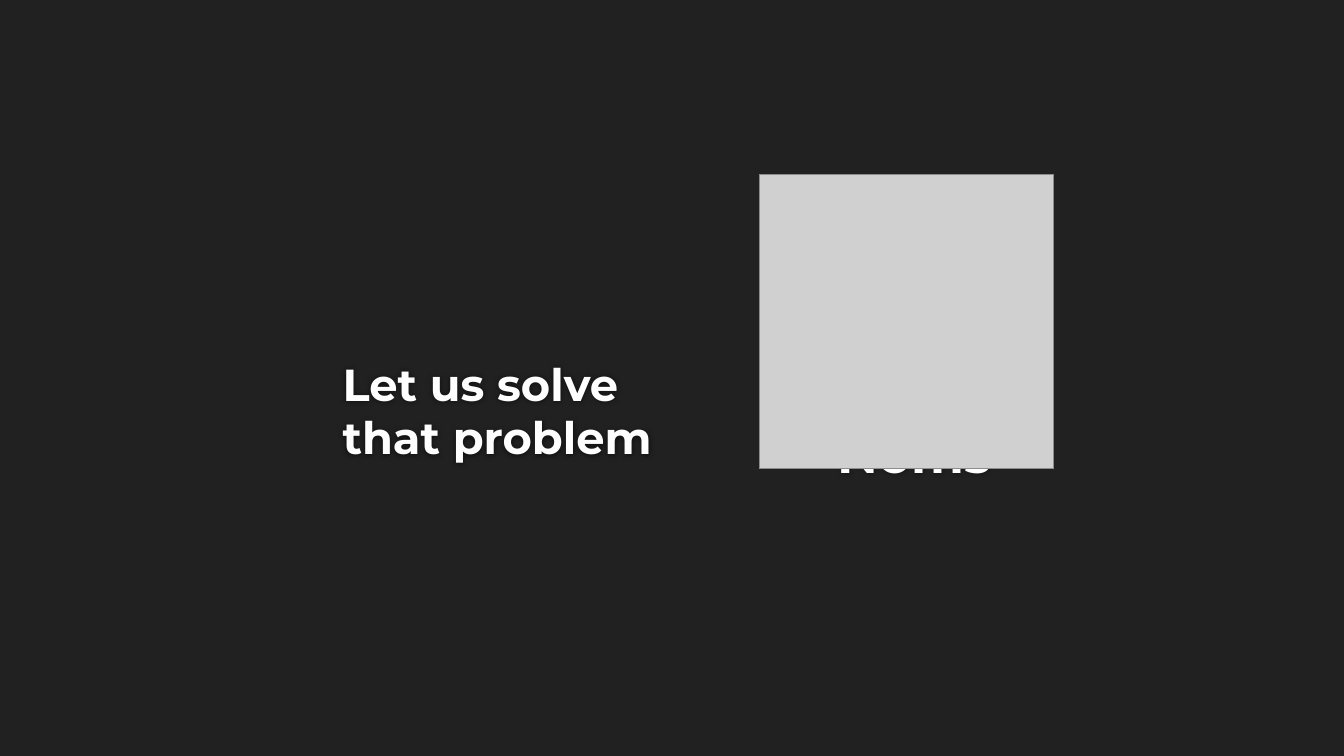
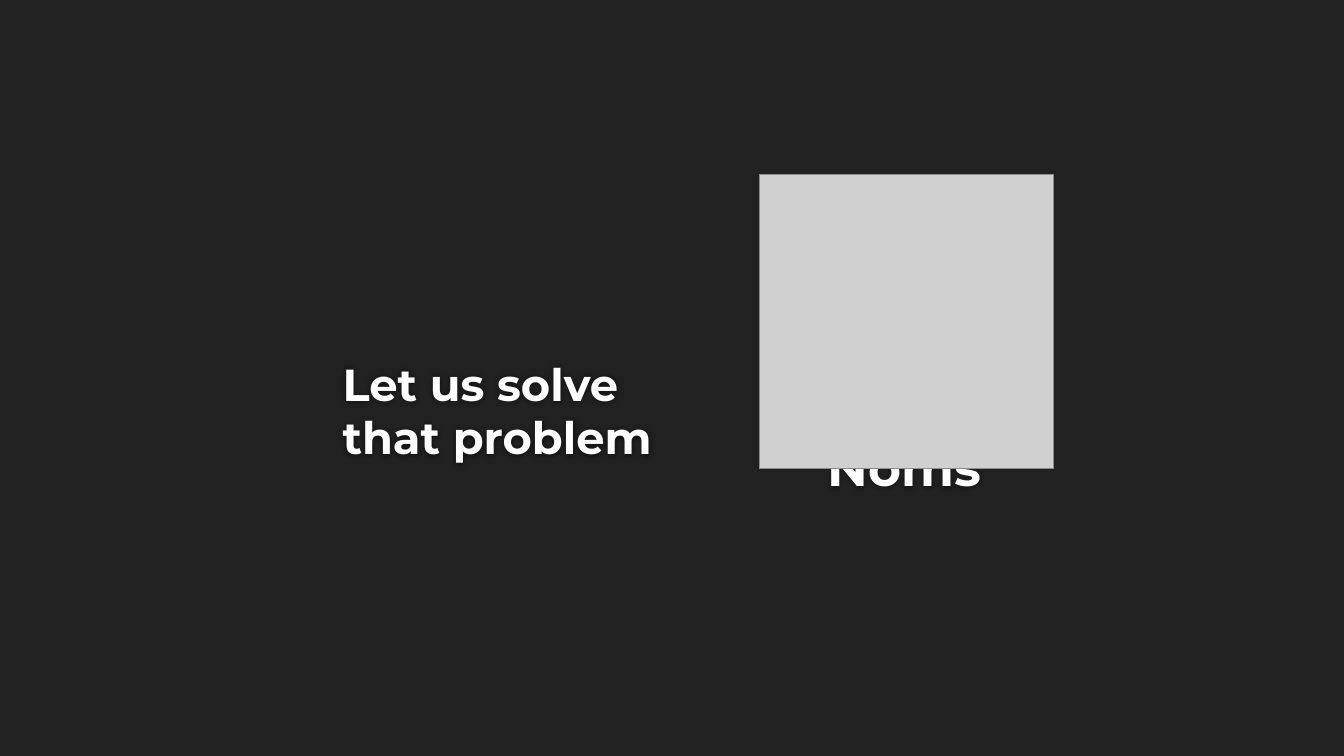
Before and after one commit to nathanshiaulam/cos333, a slide deck: slide 7 of Noms.pptx. Drawn at 1344x756 pixels with LibreOffice and Linux fonts; fonts in the diff are those of the drawing; grey boxes stand for pictures; background and template pictures are left out. Boxes give left, top, right and bottom in pixels: in the first picture for what was removed or moved away, otherwise in the second. Text is boxed around its words. In the diff, an @@ line names an element or a change of style, - is before the commit and + after.

```diff
--- a/Noms.pptx
+++ b/Noms.pptx
@@ text "Noms" rewrapped from [838, 468, 991, 485] to [827, 468, 980, 499] @@
```
Also in this commit, not shown: 2 other slides changed, 4 slides added, 3 slides removed.
